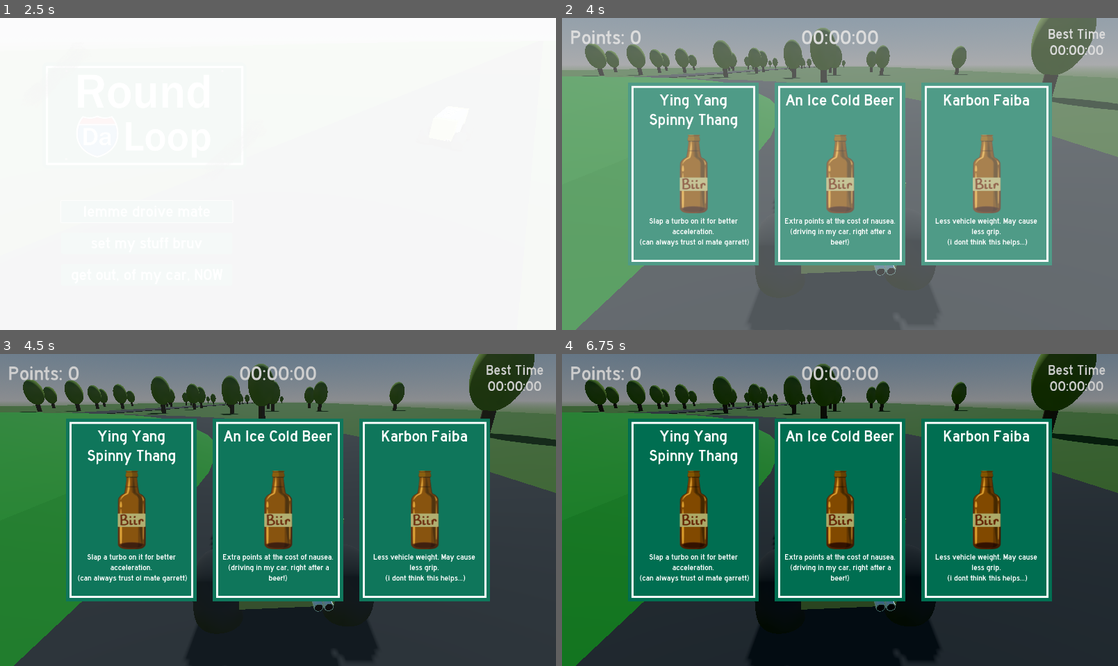
Above: before the commit, frames 1-4 (two rows, left to right).
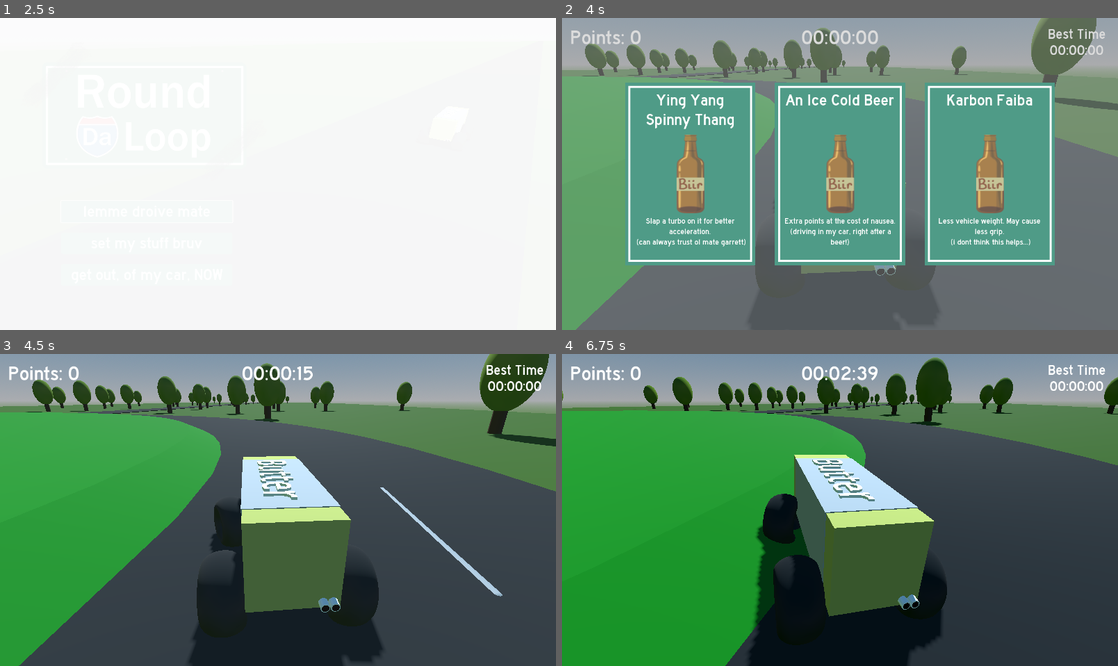
Above: after the commit, the same moments.

Repository: calchoo5/gmtk-2025-buttatruk
Game: Godot game, scene res://titel.tscn
Two runs of this game, one before a commit and one after it. Both use one fixed random seed, a clock stepped at 60 frames per second and the inputs below.
Inputs (mouse positions are in pixels of both pictures, inside the frame that each line leads up to):
- Up to frame 1 (2.5 s): click "lemme droive mate" at 0.5 s; move the mouse to (250, 236) at 1.27 s; hold W (up) from 1.28 s (still down); move the mouse to (444, 220) at 2.02 s
- Up to frame 2 (4 s): release W (up) at 2.75 s; click (689, 174) at 2.77 s; move the mouse to (673, 127) at 3.52 s; hold A (left) from 3.53 s (still down)
- Up to frame 3 (4.5 s): release A (left) at 4.25 s; click (278, 510) at 4.27 s
- Up to frame 4 (6.75 s): move the mouse to (867, 510) at 5.02 s; hold A (left) 5.03-5.78 s; move the mouse to (756, 432) at 5.77 s; hold S (down) 5.78-6.53 s; move the mouse to (962, 494) at 6.52 s; hold D (right) from 6.53 s (still down)

Frame 1 is identical in both runs. In frame 2, 6.3% of the frame differs, in the area x 11-89%, y 13-80%; in frame 3, 67%; in frame 4, 80%, in the area x 0-100%, y 0-100%.

Commit message:
goofy aaa
car with the butter.
got an upgrade system goin

Diff:
--- a/loop-gmtk-2025/driving.gd
+++ b/loop-gmtk-2025/driving.gd
@@ -18,6 +18,10 @@
 var totpoints = 0
 var besttime = 1000000000
 
+var opt1: int = -1
+var opt2: int = -1
+var opt3: int = -1
+
 var cardtitle = {
 	1:"An Ice Cold Beer",
 	2:"Karbon Faiba",
@@ -30,10 +34,8 @@
 	3:"Slap a turbo on it for better acceleration.\n (can always trust ol mate garrett)"
 }
 
-
 func _ready() -> void:
 	Transition.playback("white_fade")
-
 
 func _process(delta : float) -> void:
 	if start:
@@ -41,6 +43,7 @@
 		$stopwatch.text = _format_seconds(time, use_milliseconds)
 
 func _card():
+	get_tree().paused = true
 	var rand1 = randi_range(1,3)
 	var rand2 = randi_range(1,3)
 	var rand3 = randi_range(1,3)
@@ -52,6 +55,9 @@
 	%vb3/title3.text = cardtitle[rand3]
 	%vb3/what3.text = carddesc[rand3]
 
+	opt1 = rand1
+	opt2 = rand2
+	opt3 = rand3
 
 func _on_check_1_body_entered(body: Node3D) -> void:
 	if body.is_in_group("car"):
@@ -73,6 +79,7 @@
 			time = 0
 
 			$check1/yay.play()
+			_card()
 		else:
 			print("fail")
 			get_tree().paused = true
@@ -129,3 +136,25 @@
 
 func _on_vb_mouse_entered() -> void:
 	print("entered")
+
+func _on_card_1_pressed() -> void:
+	_on_upgrade_click(opt1)
+
+func _on_card_2_pressed() -> void:
+	_on_upgrade_click(opt2)
+
+func _on_card_3_pressed() -> void:
+	_on_upgrade_click(opt3)
+
+func _on_upgrade_click(index : int) -> void:
+	$rogue.hide()
+	get_tree().paused = false
+	match index:
+		1: #extra points but nausea
+			pass
+		2: #less weight
+			$dumbcar.get_upgrade("Fiber")
+		3: #turbo acceleration
+			pass
+		_:
+			print("invalid")
--- a/loop-gmtk-2025/driving.tscn
+++ b/loop-gmtk-2025/driving.tscn
@@ -73,7 +73,6 @@
 
 [node name="rogue" type="CanvasLayer" parent="."]
 process_mode = 3
-visible = false
 
 [node name="ColorRect" type="ColorRect" parent="rogue"]
 anchors_preset = 15
@@ -97,9 +96,10 @@
 grow_vertical = 2
 theme_override_constants/separation = 40
 
-[node name="card1" type="TextureRect" parent="rogue/cards"]
-layout_mode = 2
-texture = ExtResource("2_haunf")
+[node name="card1" type="Button" parent="rogue/cards"]
+layout_mode = 2
+icon = ExtResource("2_haunf")
+flat = true
 
 [node name="vb" type="VBoxContainer" parent="rogue/cards/card1"]
 unique_name_in_owner = true
@@ -137,9 +137,10 @@
 horizontal_alignment = 1
 autowrap_mode = 2
 
-[node name="card2" type="TextureRect" parent="rogue/cards"]
-layout_mode = 2
-texture = ExtResource("2_haunf")
+[node name="card2" type="Button" parent="rogue/cards"]
+layout_mode = 2
+icon = ExtResource("2_haunf")
+flat = true
 
 [node name="vb2" type="VBoxContainer" parent="rogue/cards/card2"]
 unique_name_in_owner = true
@@ -177,9 +178,10 @@
 horizontal_alignment = 1
 autowrap_mode = 2
 
-[node name="card3" type="TextureRect" parent="rogue/cards"]
-layout_mode = 2
-texture = ExtResource("2_haunf")
+[node name="card3" type="Button" parent="rogue/cards"]
+layout_mode = 2
+icon = ExtResource("2_haunf")
+flat = true
 
 [node name="vb3" type="VBoxContainer" parent="rogue/cards/card3"]
 unique_name_in_owner = true
@@ -469,10 +471,10 @@
 transform = Transform3D(1, 0, 0, 0, 1, 0, 0, 0, 1, -14.1662, 1.8089, 336.056)
 
 [node name="tree33" parent="trees" instance=ExtResource("5_w6orf")]
-transform = Transform3D(1, 0, 0, 0, 1, 0, 0, 0, 1, 6.23967, 1.8089, 354.892)
+transform = Transform3D(1, 0, 0, 0, 1, 0, 0, 0, 1, -22.263, -18.639, 309.892)
 
 [node name="tree34" parent="trees" instance=ExtResource("5_w6orf")]
-transform = Transform3D(1, 0, 0, 0, 1, 0, 0, 0, 1, -13.1197, 1.8089, 364.31)
+transform = Transform3D(1, 0, 0, 0, 1, 0, 0, 0, 1, -41.6224, -18.639, 319.31)
 
 [node name="tree35" parent="trees" instance=ExtResource("5_w6orf")]
 transform = Transform3D(1, 0, 0, 0, 1, 0, 0, 0, 1, 15.1345, 1.8089, 375.559)
@@ -531,7 +533,10 @@
 [node name="tree53" parent="trees" instance=ExtResource("5_w6orf")]
 transform = Transform3D(1, 0, 0, 0, 1, 0, 0, 0, 1, 23.0149, 1.8089, 152.512)
 
+[connection signal="pressed" from="rogue/cards/card1" to="." method="_on_card_1_pressed"]
 [connection signal="mouse_entered" from="rogue/cards/card1/vb" to="." method="_on_vb_mouse_entered"]
+[connection signal="pressed" from="rogue/cards/card2" to="." method="_on_card_2_pressed"]
+[connection signal="pressed" from="rogue/cards/card3" to="." method="_on_card_3_pressed"]
 [connection signal="body_entered" from="check1" to="." method="_on_check_1_body_entered"]
 [connection signal="body_entered" from="check2" to="." method="_on_check_2_body_entered"]
 [connection signal="body_entered" from="check3" to="." method="_on_check_3_body_entered"]
--- a/loop-gmtk-2025/dumbcar.gd
+++ b/loop-gmtk-2025/dumbcar.gd
@@ -19,7 +19,16 @@
 		buffer = 0
 		fart()
 
-#
+func get_upgrade(name : String):
+	match name:
+		"Beer":
+			pass
+		"Fiber":
+			brakepower -= 0.1
+			print("boo!")
+		"YingYang":
+			pass
+
 func _physics_process(delta: float) -> void:
 	#steering
 	steering = move_toward(steering, Input.get_axis("right","left") * maxsteer,delta * steerdamp)
